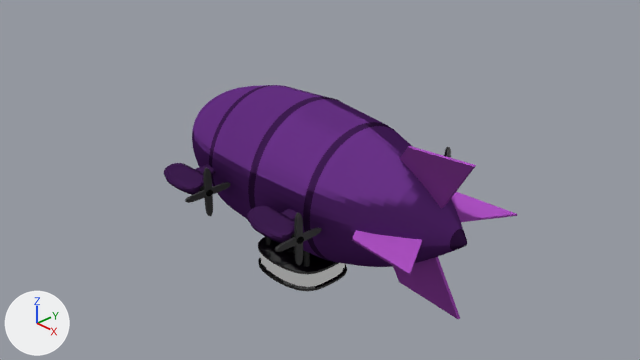
Renders of the Blender file 3D Objects/Objects/propeller.blend from each side of a commit.
One viewpoint serves both versions: the file's camera 'Camera'. The axes (+X, +Y, +Z) are drawn at lower left. The lights are the same throughout.
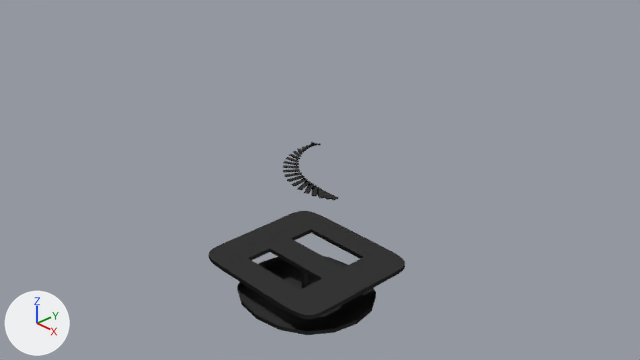
Diff of the bpy script that builds the scene:
```diff
--- a/3D Objects/Objects/propeller.blend.py
+++ b/3D Objects/Objects/propeller.blend.py
@@ me_sphere @@
 me_sphere.from_pydata(...)  # 296 vertices, 261 faces; spans x -2.37..2.37, y -1.53..0.0, z -1.0..1.0
 # used by ob_sphere; location = (0.0, 0.0, 0.0)
+# me_sphere part 1
+# 11 faces are deleted
+# 11 new faces join them
+# me_sphere part 2: 112 faces spanning x -2.27..2.27, y -0.99..0.0, z -0.99..0.99 switch from mat_grey_001 to mat_grey_002
+# me_sphere part 3: 16 faces spanning x 1.26..2.37, y -0.94..0.0, z -1.0..0.95 switch from mat_fins to mat_grey_002
@@ me_cube @@
 # used by ob_cube; location = (0.903, 0.0, -1.363); scale = (0.201, 0.201, 0.201)
-me_cube.from_pydata(...)  # 93 vertices, 100 faces; spans x -9.09..-3.27, y -2.63..2.63, z -0.73..0.73
+me_cube.from_pydata(...)  # 56 vertices, 56 faces; spans x -9.09..-3.27, y -2.63..2.63, z -0.73..0.84
+# me_cube part 4: the loose piece of 51 vertices spanning x -9.09..-3.27, y -2.63..2.63, z 0.56..0.73 is rebuilt with 48 vertices and now spans x -9.09..-3.27, y -2.63..2.63, z 0.67..0.84, in mat_holders
+# me_cube part 5: 34 vertices removed from x -9.09..-3.27, y -2.19..2.19, z -0.73..-0.56
+# me_cube part 6: 2 faces spanning x -9.09..-3.27, y -2.63..2.63, z -0.73..-0.56 switch from mat_platofrm to mat_holders
@@ ob_sphere @@
 _m = ob_sphere.modifiers.new('Subdivision', 'SUBSURF')
 _m.levels = 5
+ob_sphere.hide_set(True)
@@ ob_sphere_003 @@
 _m = ob_sphere_003.modifiers.new('Subdivision', 'SUBSURF')
 _m.levels = 4
+ob_sphere_003.hide_set(True)
@@ ob_sphere_004 @@
 _m = ob_sphere_004.modifiers.new('Subdivision', 'SUBSURF')
 _m.levels = 4
+ob_sphere_004.hide_set(True)
@@ ob_sphere_005 @@
 _m = ob_sphere_005.modifiers.new('Subdivision', 'SUBSURF')
 _m.levels = 4
+ob_sphere_005.hide_set(True)
@@ ob_cube @@
 ob_cube = bpy.data.objects.new('Cube', me_cube)
-ob_cube.location = (0.903, 0.0, -1.363)
-ob_cube.scale = (0.201, 0.201, 0.201)
+ob_cube.location = (2.006, 0.0, -1.643)
+ob_cube.scale = (0.367, 0.367, 0.367)
 _m = ob_cube.modifiers.new('Subdivision', 'SUBSURF')
@@ ob_cube_001 @@
 ob_cube_001 = bpy.data.objects.new('Cube.001', me_cube_001)
-ob_cube_001.location = (0.903, 0.0, -0.126)
-ob_cube_001.scale = (0.201, 0.201, 0.201)
+ob_cube_001.location = (2.006, 0.0, 0.615)
+ob_cube_001.scale = (0.367, 0.367, 0.367)
 _m = ob_cube_001.modifiers.new('Mirror', 'MIRROR')
@@ ob_cube_001 @@
 _m = ob_cube_001.modifiers.new('Solidify', 'SOLIDIFY')
 _m.nonmanifold_merge_threshold = 0.0003
+ob_cube_001.hide_set(True)
@@ ob_cube_002 @@
 ob_cube_002 = bpy.data.objects.new('Cube.002', me_cube_002)
-ob_cube_002.location = (0.903, 0.0, -1.363)
-ob_cube_002.scale = (0.201, 0.201, 0.201)
+ob_cube_002.location = (2.006, 0.0, -1.643)
+ob_cube_002.scale = (0.367, 0.367, 0.367)
 _m = ob_cube_002.modifiers.new('Mirror', 'MIRROR')
@@ ob_cube_002 @@
 _m = ob_cube_002.modifiers.new('Subdivision', 'SUBSURF')
 _m.levels = 5
+ob_cube_002.hide_set(True)
```

Changed parts and their boxes [x1, y1, x2, y2] in the pictures (640 x 360 px; the box of a moved part takes in the faces that stretch with it):
'Sphere', hidden
    before: [164, 85, 517, 319]
'Cube', reshaped, moved, rescaled
    before: [258, 237, 347, 291]
    after: [209, 211, 405, 335]
'Cube.002', hidden
    before: [260, 253, 345, 288]
'Sphere.004', hidden (black)
    before: [275, 213, 322, 265]
'Sphere.003', hidden (black)
    before: [185, 168, 231, 217]
'Cube.001', hidden
    before: [266, 237, 310, 267]
'Sphere.005', hidden
    before: [444, 147, 451, 158]
part 1 of me_sphere, moved or reshaped (not visible afterwards)
    before: [352, 192, 517, 319]
part 2 of me_sphere, recoloured (purple)
    before: [192, 85, 463, 267]
part 3 of me_sphere, recoloured (purple)
    before: [400, 146, 476, 209]
part 4 of me_cube, rebuilt
    before: [258, 237, 339, 275]
    after: [209, 211, 405, 319]
part 5 of me_cube, deleted
    before: [258, 253, 347, 291]
part 6 of me_cube, recoloured
    before: [259, 266, 297, 290]
    after: [237, 287, 307, 335]
